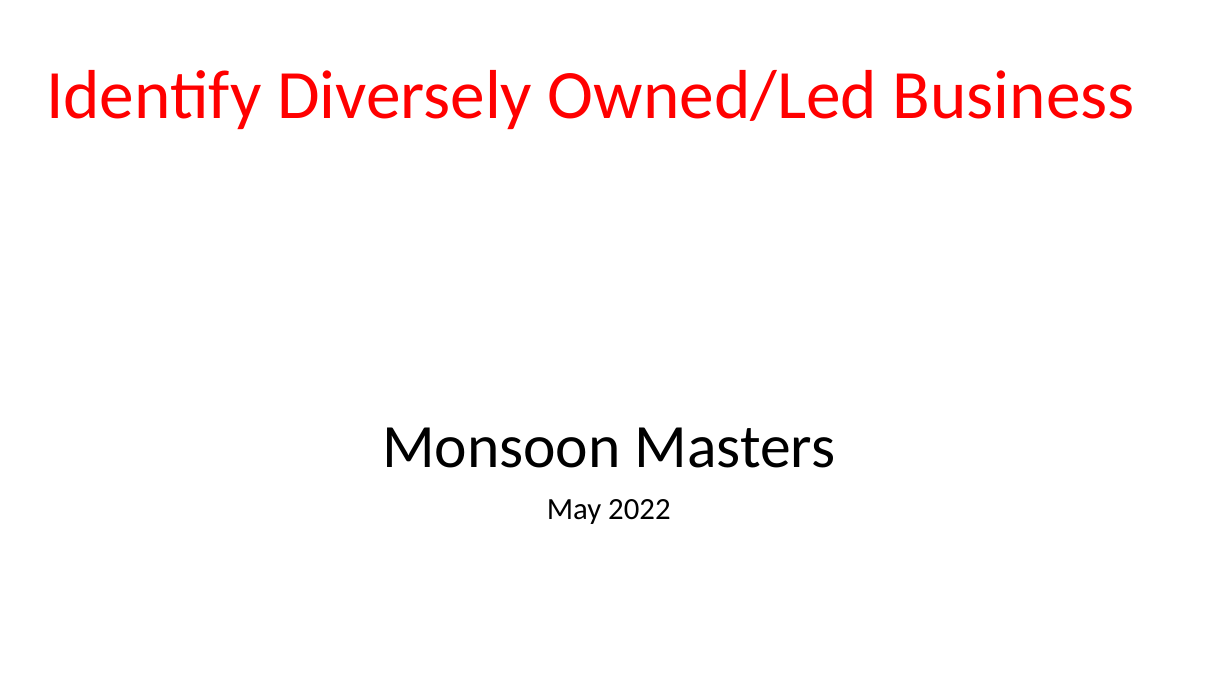
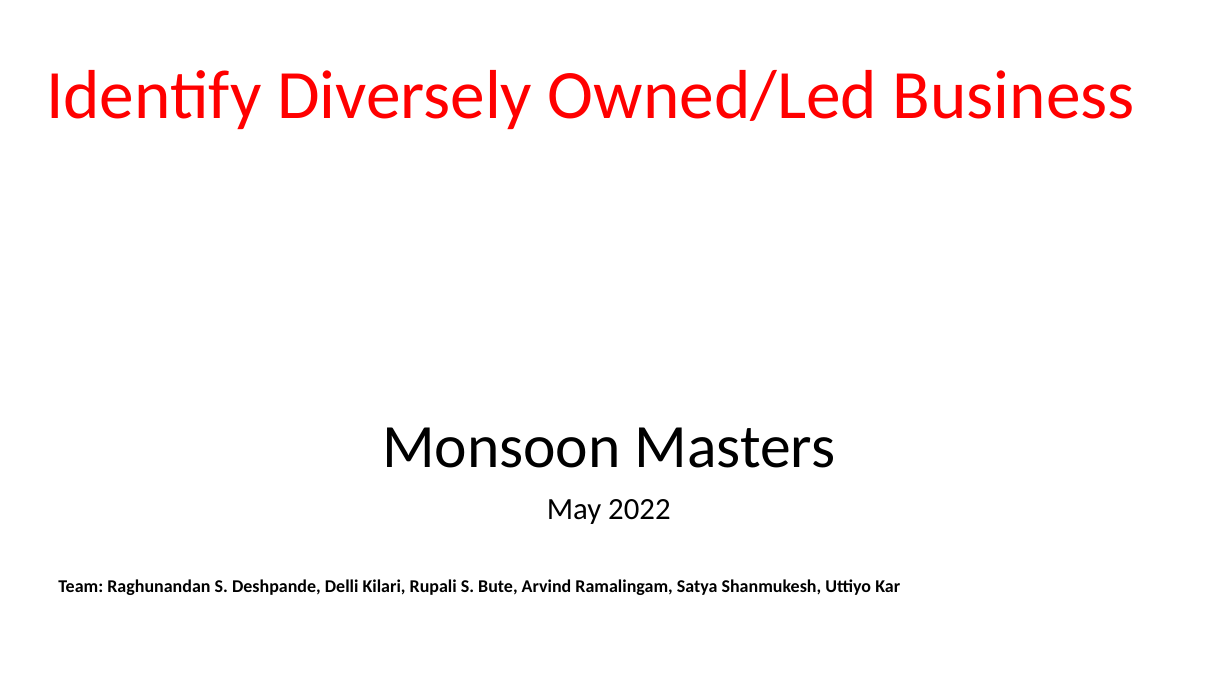
Before and after one commit to monsoonmasters2022/LeadershipDiversityIdentifier, a slide deck: slide 1 of documents/Identify Diversely OwnedMonsoonMasters.pptx. Drawn at 1232x693 pixels with LibreOffice and Linux fonts; fonts in the diff are those of the drawing. Boxes give left, top, right and bottom in pixels: in the first picture for what was removed or moved away, otherwise in the second. Text is boxed around its words. In the diff, an @@ line names an element or a change of style, - is before the commit and + after.

```diff
--- a/documents/Identify Diversely OwnedMonsoonMasters.pptx
+++ b/documents/Identify Diversely OwnedMonsoonMasters.pptx
@@ text added at [58,579,900,595], 14 pt, text #000000, bold @@
+Team: Raghunandan S. Deshpande, Delli Kilari, Rupali S. Bute, Arvind Ramalingam, Satya Shanmukesh, Uttiyo Kar
```
Also in this commit, not shown: 3 other slides changed, 2 slides added, 2 slides removed.
